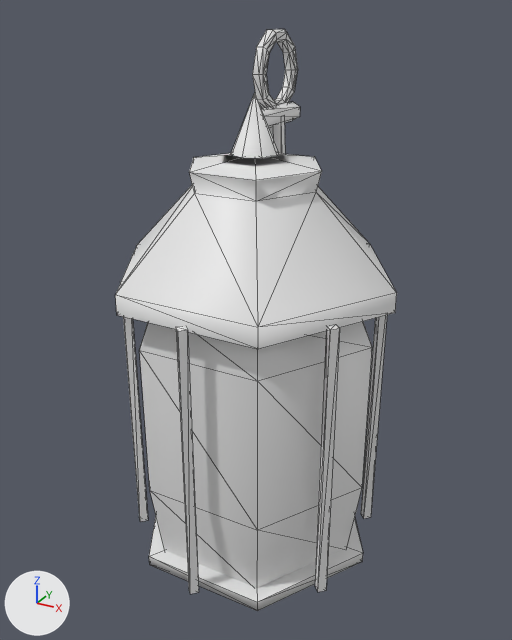
Renders of the FBX model Assets/SpookyStreet/Content/Resources/Models/Environment/LanePorchLampPearl.fbx from each side of a commit.
The view is the same before and after, from a 50 mm camera at (0.413, -0.748, 0.508) aimed at (-0.001, 0.004, 0.132). The axes (+X, +Y, +Z) are drawn at lower left. The lights are the same throughout. The older version comes first. Mesh edges are drawn as thin lines. Where no turn or scale is listed for an object, it has been applied to the vertices. Vertices at exactly the same position are counted once.

The first picture shows 'Lamp_Glow', 'LanePorchLampPearl'.
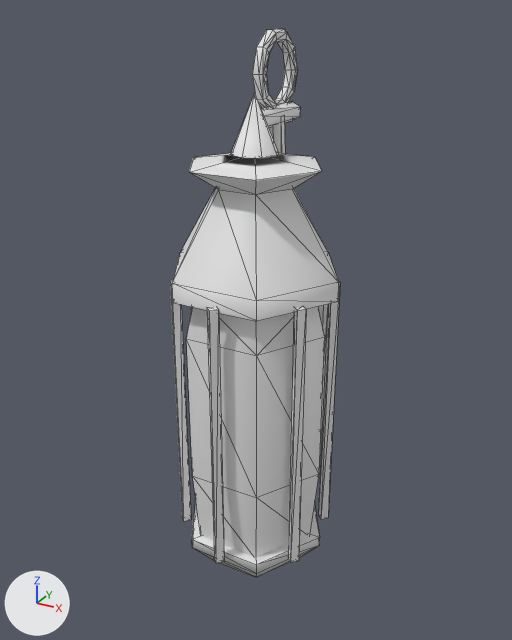
Where the change shows, as pixel boxes (x1, y1, x2, y2) in the pictures (512 x 640 px; the box of a moved part takes in the faces that stretch with it):
'LanePorchLampPearl', reshaped (40% narrower): before (115, 29, 397, 611); after (170, 29, 340, 577)
'Lamp_Glow', rescaled (40% narrower, 6% shorter): before (140, 321, 372, 588); after (186, 307, 325, 557)
part 1 of me_laneporchlamppearl, moved or reshaped: before (361, 315, 387, 519); after (318, 282, 340, 519)
part 2 of me_laneporchlamppearl, moved or reshaped: before (120, 281, 148, 522); after (170, 281, 191, 521)
part 3 of me_laneporchlamppearl, moved or reshaped: before (176, 326, 199, 594); after (207, 307, 224, 563)
part 4 of me_laneporchlamppearl, moved or reshaped: before (315, 325, 340, 592); after (288, 306, 306, 562)
part 5 of me_laneporchlamppearl, moved or reshaped: before (149, 517, 363, 611); after (192, 499, 320, 577)
part 6 of me_laneporchlamppearl, moved or reshaped: before (115, 172, 397, 349); after (172, 172, 339, 321)

Patch to the scene script:
```diff
--- a/Assets/SpookyStreet/Content/Resources/Models/Environment/LanePorchLampPearl.fbx.py
+++ b/Assets/SpookyStreet/Content/Resources/Models/Environment/LanePorchLampPearl.fbx.py
@@ me_laneporchlamppearl @@
 # used by ob_laneporchlamppearl; location = (0.0, 0.0, 0.0)
-me_laneporchlamppearl.from_pydata(...)  # 211 vertices, 344 faces; spans x -0.187..0.187, y -0.174..0.174, z -0.237..0.485
+me_laneporchlamppearl.from_pydata(...)  # 211 vertices, 346 faces; spans x -0.115..0.115, y -0.11..0.12, z -0.237..0.485
+# me_laneporchlamppearl part 1: the loose piece of 8 vertices spanning x 0.136..0.152, y 0.075..0.091, z -0.188..0.188 is moved by (-0.055, -0.032, 0.0)
+# me_laneporchlamppearl part 2: the loose piece of 8 vertices spanning x -0.152..-0.136, y -0.091..-0.075, z -0.188..0.188 is moved by (0.055, 0.032, 0.0)
+# me_laneporchlamppearl part 3: the loose piece of 8 vertices spanning x -0.008..0.008, y -0.174..-0.158, z -0.188..0.188 is moved by (0.0, 0.064, 0.0)
+# me_laneporchlamppearl part 4: the loose piece of 8 vertices spanning x 0.136..0.152, y -0.091..-0.075, z -0.188..0.188 is moved by (-0.055, 0.032, 0.0)
+# me_laneporchlamppearl part 5: the loose piece of 20 vertices spanning x -0.171..0.171, y -0.148..0.148, z -0.237..-0.183 is scaled about its middle by (0.615, 0.615, 1)
+# me_laneporchlamppearl part 6: 18 of the vertices in x -0.187..0.187, y -0.162..0.162, z 0.183..0.312 are scaled about their middle by (0.615, 0.615, 1)
+# other edits to the shape of me_laneporchlamppearl do not show in these pictures
 me_laneporchlamppearl.materials.append(mat_lanehousepearl)
@@ me_lamp_glow @@
 # used by ob_lamp_glow; location = (0.0, 0.0, 0.0)
-me_lamp_glow.from_pydata(...)  # 26 vertices, 48 faces; spans x -0.162..0.162, y -0.141..0.141, z -0.188..0.188
+me_lamp_glow.from_pydata(...)  # 26 vertices, 48 faces; spans x -0.1..0.1, y -0.087..0.087, z -0.188..0.188
+# me_lamp_glow part 7: the whole mesh is scaled about its middle by (0.615, 0.615, 1)
 me_lamp_glow.materials.append(mat_glow)
```
